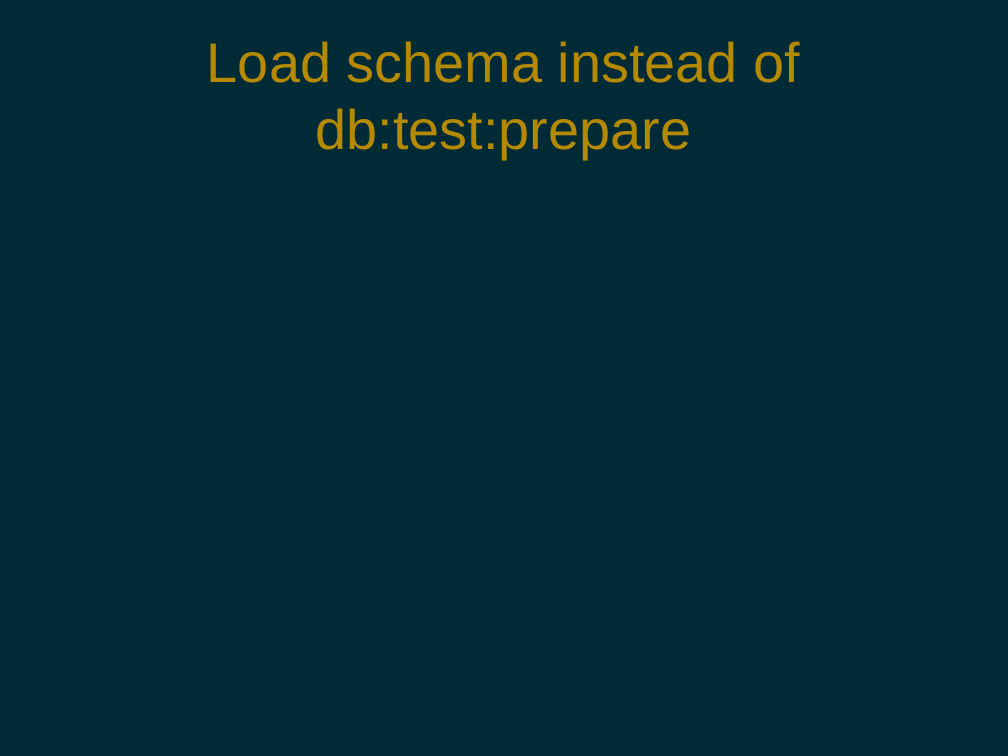
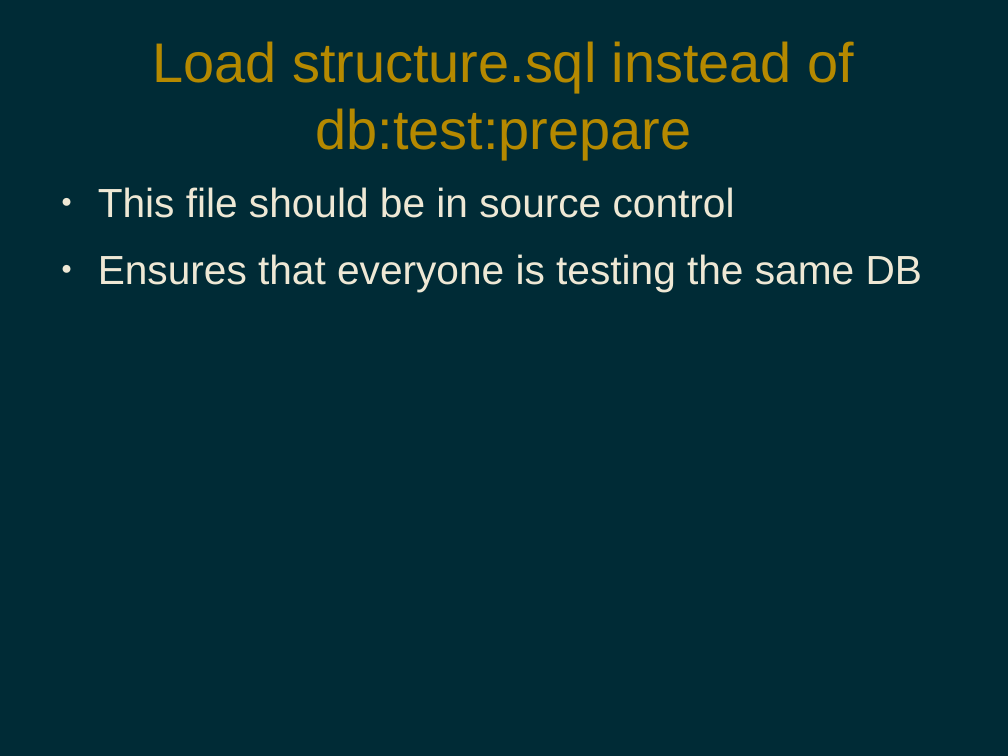
Before and after one commit to pdg137/rails41-pres, a slide deck: slide 12 of new-in-rails-4-1.odp (slide 10 before the commit). Drawn at 1008x756 pixels with LibreOffice and Linux fonts; fonts in the diff are those of the drawing. Boxes give left, top, right and bottom in pixels: in the first picture for what was removed or moved away, otherwise in the second. Text is boxed around its words. In the diff, an @@ line names an element or a change of style, - is before the commit and + after.

```diff
--- a/new-in-rails-4-1.odp
+++ b/new-in-rails-4-1.odp
@@ title at bbox=[152, 41, 855, 159]: text changed @@
-Load schema instead of db:test:prepare
+Load structure.sql instead of db:test:prepare
@@ text added at bbox=[98, 187, 922, 291], 32 pt, text #EEE8D5 @@
+● This file should be in source control
+● Ensures that everyone is testing the same DB
```
Also in this commit, not shown: 4 other slides changed, 6 slides added, 3 slides removed.
